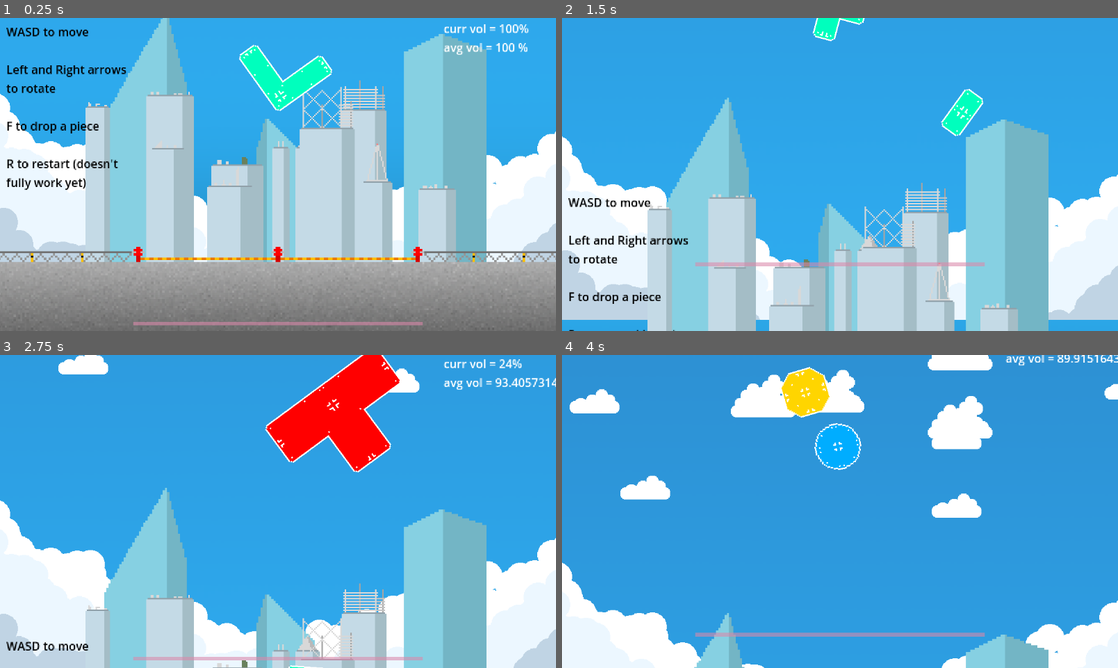
Above: before the commit, frames 1-4 (two rows, left to right).
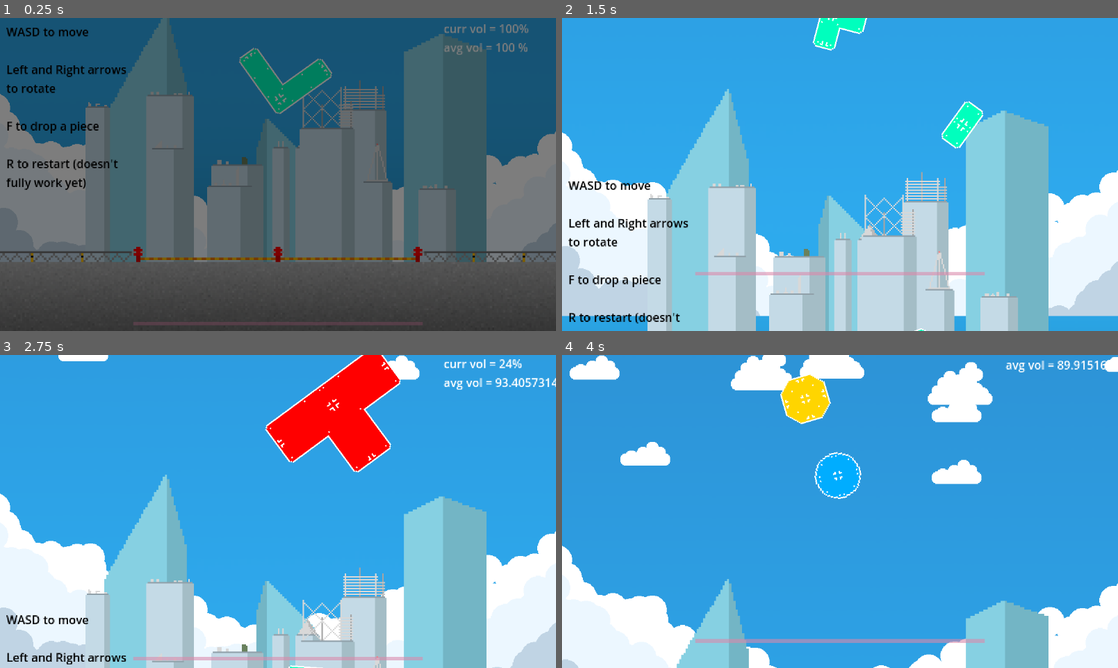
Above: after the commit, the same moments.

Repository: drew-abbo/gmtk_game_jam_game
Game: Godot game, scene res://main.tscn
Same seed, same stepped clock (60 frames per second), same inputs: the game is played once before the commit and once after it.
Inputs:
- Up to frame 1 (0.25 s): no input
- Up to frame 2 (1.5 s): hold D (move_right) 0.53-1.28 s; tap F (drop_piece) at 0.6, 1.35 s; hold S (move_down) from 1.28 s (still down)
- Up to frame 3 (2.75 s): release S (move_down) at 2.03 s; hold D (move_right) from 2.03 s (still down); tap F (drop_piece) at 2.1 s
- Up to frame 4 (4 s): release D (move_right) at 2.78 s; hold W (move_up) 2.78-3.53 s; tap F (drop_piece) at 2.85, 3.6 s; hold A (move_left) from 3.53 s (still down)

The runs differ from the first frame. In frame 1, 99% of the frame differs, in the area x 0-100%, y 0-100%; in frame 2, 9.5%; in frame 3, 7.6%; in frame 4, 18%.

Commit message:
game fades in and out now

Diff:
--- /dev/null
+++ b/FadeInFadeOut/fade_in_fade_out.gd
@@ -0,0 +1,82 @@
+class_name FadeInFadeOut
+extends Node2D
+
+## Emitted when a fade finishes.
+signal fade_completed
+
+## The possible things that can be done on load.
+enum DoOnReadyOptions {
+	SET_CLEAR,
+	SET_BLACK,
+	FADE_TO_BLACK,
+	FADE_FROM_BLACK,
+}
+
+## What to do when this node is ready.
+@export var do_on_ready: DoOnReadyOptions = DoOnReadyOptions.SET_CLEAR
+## Time in seconds that fades should take to complete.
+@export_range(0.01, 120.0) var fade_time: float = 2.5
+
+var _curr_black_amount: float
+var _target_black_amount: float;
+var _in_fade: bool
+
+@onready var sprite: Sprite2D = $Sprite2D
+@onready var timer: Timer = $Timer
+
+
+func _ready() -> void:
+	match do_on_ready:
+		DoOnReadyOptions.SET_CLEAR:
+			set_clear()
+		DoOnReadyOptions.SET_BLACK:
+			set_black()
+		DoOnReadyOptions.FADE_TO_BLACK:
+			fade_to_black()
+		DoOnReadyOptions.FADE_FROM_BLACK:
+			fade_from_black()
+
+
+func _process(delta: float) -> void:
+	if _in_fade:
+		_curr_black_amount = move_toward(_curr_black_amount, _target_black_amount, delta / fade_time)
+		sprite.material.set("shader_parameter/black_amount", clampf(_curr_black_amount, 0.0, 1.0))
+		if _curr_black_amount == _target_black_amount:
+			_in_fade = false
+			fade_completed.emit()
+
+
+func set_clear() -> void:
+	_curr_black_amount = 0.0
+	_target_black_amount = 0.0
+	_in_fade = false
+
+
+func set_black() -> void:
+	_curr_black_amount = 1.0
+	_target_black_amount = 1.0
+	_in_fade = false
+
+
+func fade_from_black() -> void:
+	_curr_black_amount = 1.0
+	_target_black_amount = 0.0
+	_in_fade = true
+
+
+func fade_to_black() -> void:
+	_curr_black_amount = 0.0
+	_target_black_amount = 1.0
+	_in_fade = true
+
+
+func schedule_fade_from_black(seconds: float) -> void:
+	_curr_black_amount = 1.0 + (seconds / fade_time)
+	_target_black_amount = 0.0
+	_in_fade = true
+
+
+func schedule_fade_to_black(seconds: float) -> void:
+	_curr_black_amount = 0.0 - (seconds / fade_time)
+	_target_black_amount = 1.0
+	_in_fade = true
--- /dev/null
+++ b/FadeInFadeOut/fade_in_fade_out.tscn
@@ -0,0 +1,26 @@
+[gd_scene load_steps=6 format=3 uid="uid://drbn1y7gxi1rk"]
+
+[ext_resource type="Script" path="res://FadeInFadeOut/fade_in_fade_out.gd" id="1_7ruej"]
+[ext_resource type="Shader" path="res://FadeInFadeOut/fade_shader.gdshader" id="1_lblx0"]
+
+[sub_resource type="ShaderMaterial" id="ShaderMaterial_lr7jk"]
+shader = ExtResource("1_lblx0")
+shader_parameter/black_amount = 0.0
+
+[sub_resource type="Gradient" id="Gradient_5mjs1"]
+colors = PackedColorArray(0, 0, 0, 1, 0, 0, 0, 1)
+
+[sub_resource type="GradientTexture1D" id="GradientTexture1D_jvlht"]
+gradient = SubResource("Gradient_5mjs1")
+
+[node name="FadeInFadeOut" type="Node2D"]
+script = ExtResource("1_7ruej")
+
+[node name="Sprite2D" type="Sprite2D" parent="."]
+z_index = 100
+material = SubResource("ShaderMaterial_lr7jk")
+scale = Vector2(8, 1125)
+texture = SubResource("GradientTexture1D_jvlht")
+
+[node name="Timer" type="Timer" parent="."]
+one_shot = true
--- /dev/null
+++ b/FadeInFadeOut/fade_shader.gdshader
@@ -0,0 +1,9 @@
+shader_type canvas_item;
+
+uniform float black_amount : hint_range(0.0, 1.0) = 0.0;
+
+// make the screen face in from black (2 sec)
+void fragment() {
+	vec4 pixelColor = texture(TEXTURE, UV);
+	COLOR = vec4(pixelColor.r, pixelColor.g, pixelColor.b, black_amount);
+}
--- a/main.gd
+++ b/main.gd
@@ -61,6 +61,8 @@
 
 @onready var recalculate_volume_timer: Timer = $MainCamera/VolumeReporter/RecalculateVolumeTimer
 
+@onready var fade_in_fade_out: FadeInFadeOut = $FadeInFadeOut
+
 
 func _ready() -> void:
 	camera_start_position = main_camera.position
@@ -68,9 +70,10 @@
 
 
 func _process(delta: float) -> void:
-	# move camera up
-	main_camera.position.y -= vertical_camera_move_speed * delta
-	vertical_camera_move_speed *= 1 + (CAMERA_MOVE_SPEED_MULTIPLIER * delta)
+	if not game_is_over:
+		# move camera up
+		main_camera.position.y -= vertical_camera_move_speed * delta
+		vertical_camera_move_speed *= 1 + (CAMERA_MOVE_SPEED_MULTIPLIER * delta)
 
 
 func _physics_process(_delta: float) -> void:
@@ -95,7 +98,9 @@
 	main_camera.position = camera_start_position
 
 	# start a timer to reset the scene tree
+	# timer takes 3 seconds, fade out takes 0.5
 	game_over_delay_timer.start()
+	fade_in_fade_out.schedule_fade_to_black(2.5)
 
 
 ## Spawns a new building piece for the player
@@ -143,6 +148,8 @@
 	user_current_piece.velocity = (
 			Vector2(cos(rand_angle), sin(rand_angle))
 			* randf_range(-NEW_PIECE_MAX_VELOCITY_MAG, NEW_PIECE_MAX_VELOCITY_MAG))
+	if user_current_piece.velocity.y < 0:
+		user_current_piece.velocity.y = -user_current_piece.velocity.y
 	user_current_piece.angular_velocity = (
 		randf_range(-NEW_PIECE_MAX_ANGULAR_VELOCITY, NEW_PIECE_MAX_ANGULAR_VELOCITY))
 
--- a/main.tscn
+++ b/main.tscn
@@ -10,6 +10,7 @@
 [ext_resource type="PackedScene" uid="uid://b6d2epmlana5d" path="res://Building/VolumeReporter/volume_reporter.tscn" id="7_dnm5i"]
 [ext_resource type="Texture2D" uid="uid://btg7upffay7jj" path="res://Assets/Skyline 3.png" id="7_fav1c"]
 [ext_resource type="Texture2D" uid="uid://cq186djbq03l5" path="res://Assets/Skyline 4.png" id="8_o7grl"]
+[ext_resource type="PackedScene" uid="uid://drbn1y7gxi1rk" path="res://FadeInFadeOut/fade_in_fade_out.tscn" id="11_8shxr"]
 
 [sub_resource type="PhysicsMaterial" id="PhysicsMaterial_y6qcd"]
 friction = 0.0
@@ -241,8 +242,12 @@
 texture = ExtResource("6_7rwo3")
 
 [node name="GameOverDelayTimer" type="Timer" parent="."]
-wait_time = 2.0
+wait_time = 3.0
 one_shot = true
+
+[node name="FadeInFadeOut" parent="." instance=ExtResource("11_8shxr")]
+do_on_ready = 3
+fade_time = 0.5
 
 [connection signal="timeout" from="MainCamera/VolumeReporter/RecalculateVolumeTimer" to="." method="_on_recalculate_volume_timer_timeout"]
 [connection signal="timeout" from="GameOverDelayTimer" to="." method="_on_game_over_delay_timer_timeout"]
Not shown: 1 places in main.tscn that only renumber resources
